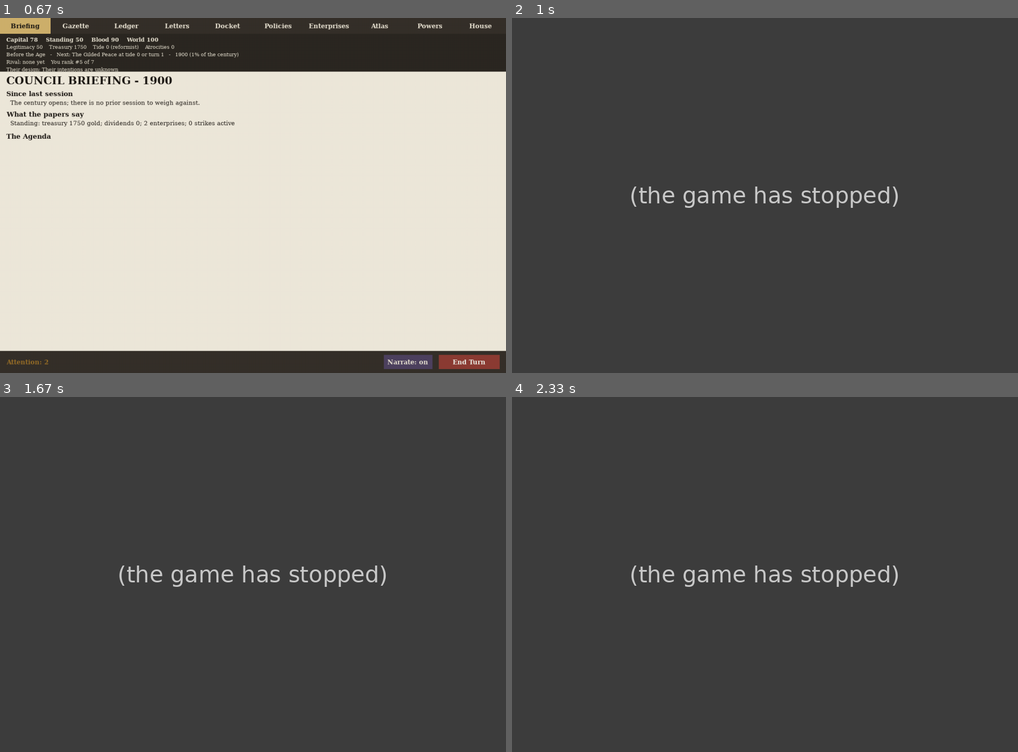
Above: before the commit, frames 1-4 (two rows, left to right).
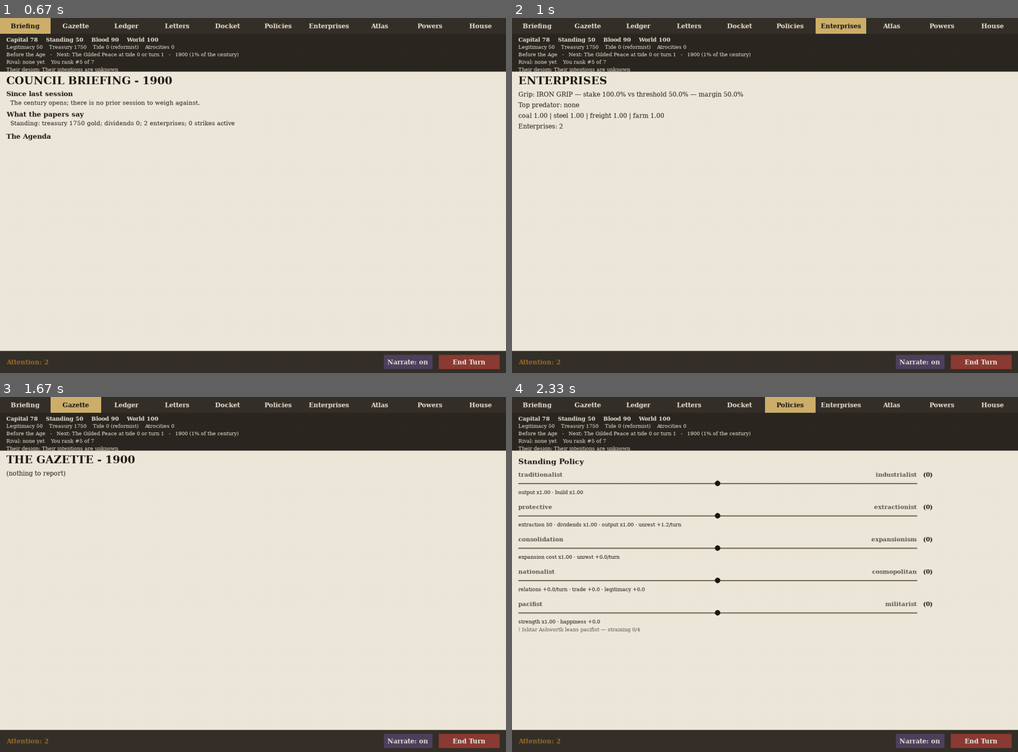
Above: after the commit, the same moments.

Repository: civersen222/Guilded-Age
Game: pygame game, started from gilded/__main__.py
The game is run twice, just before and just after one commit, with the same random seed, the same clock (stepped at 60 frames per second) and the same inputs.
Inputs:
- Up to frame 1 (0.67 s): click "Lay the track" at 0.38 s
- Up to frame 2 (1 s): click "Enterprises" at 0.72 s
- Up to frame 3 (1.67 s): click "Briefing" at 1.05 s; click "Gazette" at 1.38 s
- Up to frame 4 (2.33 s): click "Enterprises" at 1.72 s; click "Policies" at 2.05 s

Frame 1 is identical in both runs. In frame 2, 91% of the frame differs, in the area x 0-100%, y 0-99%; in frame 3, 91%; in frame 4, 91%.
Error before the commit: AttributeError: 'Market' object has no attribute 'delta' (broadsheet.py line 543); the game stopped at 0.73 s (later frames are placeholders)

Commit message:
L4.1c: commit gilded/market.py (delta, _previous_prices, pre-clearing snapshot) so HEAD actually works

Diff:
--- a/gilded/market.py
+++ b/gilded/market.py
@@ -4,7 +4,7 @@
 and demand. Deterministic: no game.rng in clearing.
 """
 
-from typing import Dict
+from typing import Dict, List, Optional
 
 COMMODITIES = ["coal", "steel", "freight", "farm"]
 
@@ -162,13 +162,31 @@
 
     def __init__(self):
         self.prices: Dict[str, float] = {c: TARGET for c in COMMODITIES}
+        self._previous_prices: Dict[str, Optional[float]] = {c: None for c in COMMODITIES}
 
     def price(self, commodity: str) -> float:
         """Current price of a commodity."""
         return self.prices.get(commodity, TARGET)
 
+    def delta(self, commodity: str) -> Optional[float]:
+        """Change in price since the last clearing.
+
+        Returns None when there is no previous reading (market has never
+        cleared yet).  This distinguishes "no movement measured" from
+        "the price held steady" (which returns 0.0).
+        """
+        prev = self._previous_prices.get(commodity)
+        if prev is None:
+            return None
+        return self.prices.get(commodity, TARGET) - prev
+
     def clear(self, game) -> None:
         """Clear all commodity markets for this turn."""
+        # Snapshot BEFORE clearing — the previous reading is the price
+        # before this turn's supply/demand resolved
+        for c in COMMODITIES:
+            self._previous_prices[c] = self.prices[c]
+
         supply = supply_by_commodity(game)
         demand = demand_by_commodity(game)
 
